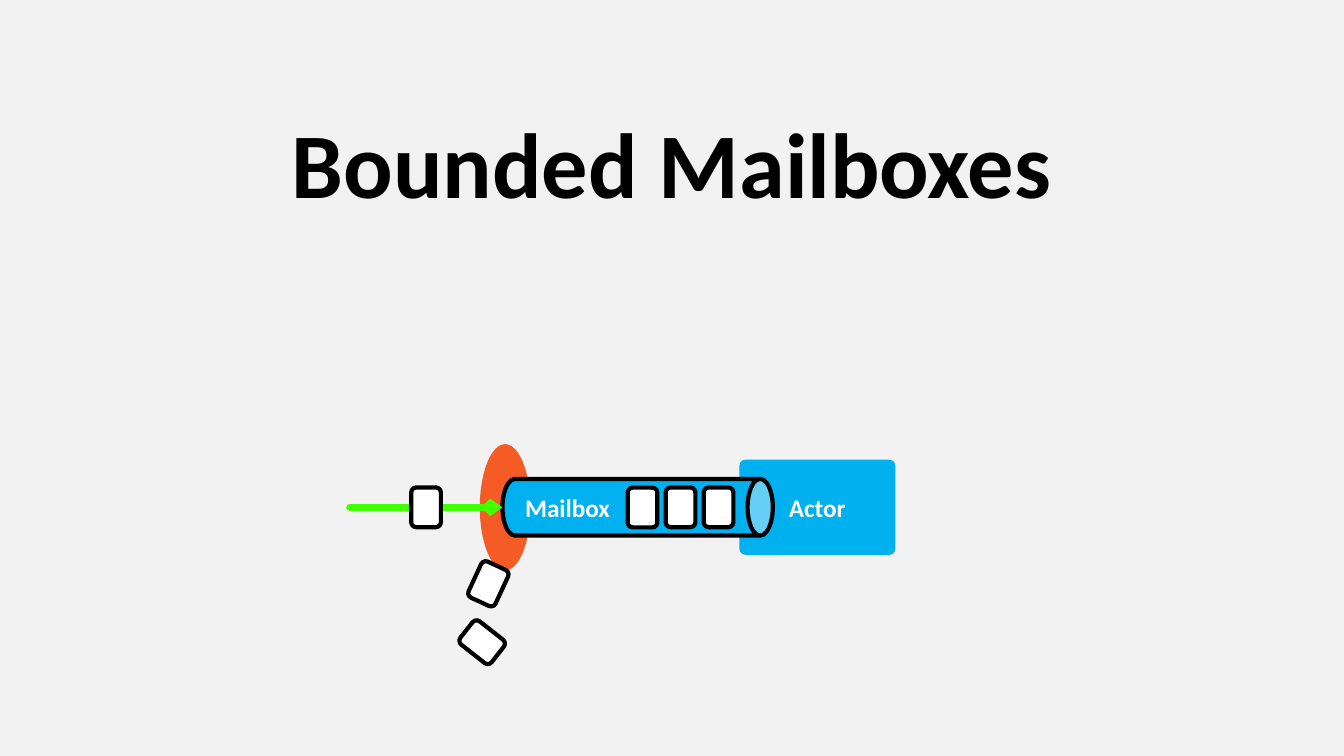
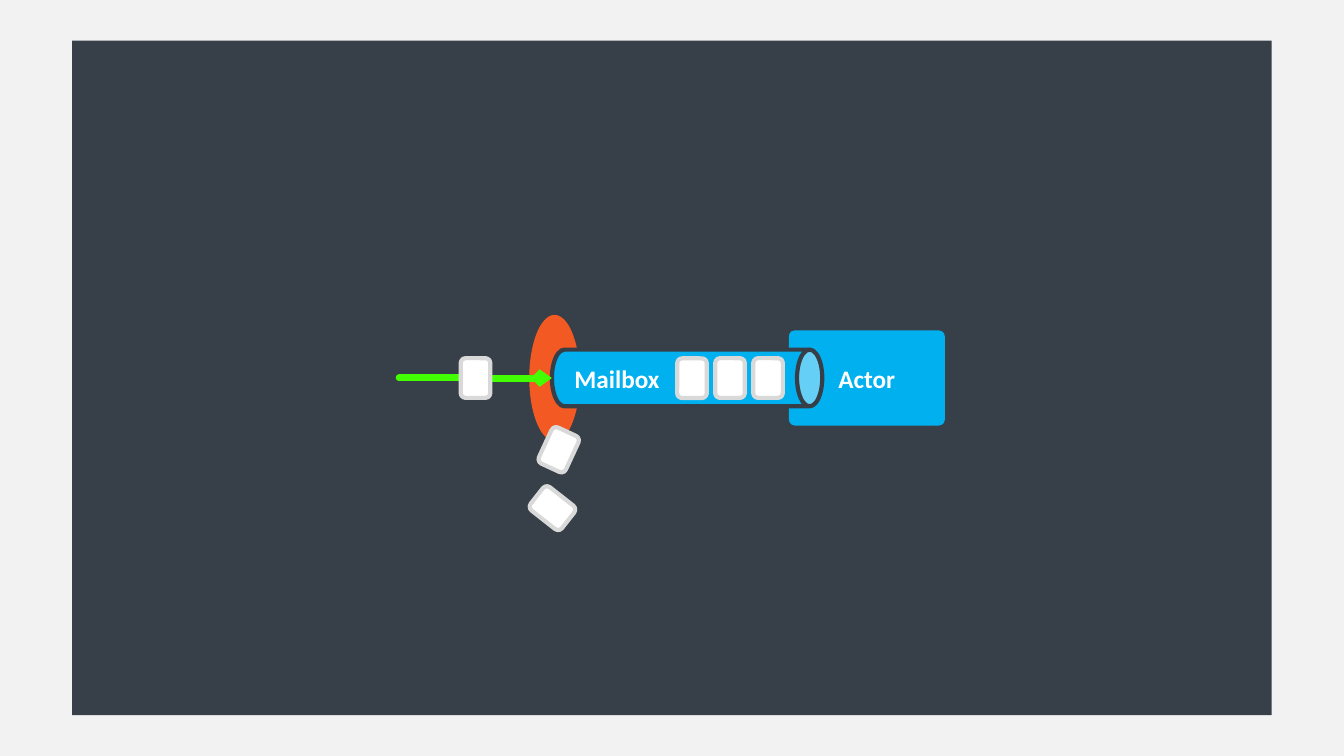
Before and after one commit to asynkron/website, a slide deck: slide 32 of media/logo.pptx. Drawn at 1344x756 pixels with LibreOffice and Linux fonts; fonts in the diff are those of the drawing. Boxes give left, top, right and bottom in pixels: in the first picture for what was removed or moved away, otherwise in the second. Text is boxed around its words. In the diff, an @@ line names an element or a change of style, - is before the commit and + after.

```diff
--- a/media/logo.pptx
+++ b/media/logo.pptx
@@ rectangle added at [73, 40, 1272, 715], fill #373F48 @@
@@ text removed at [292, 133, 1051, 199] @@
-Bounded Mailboxes
@@ cylinder "Mailbox" at [553, 350, 823, 406]: outline #000000 3 pt to #363F48 3 pt @@
@@ 5 rounded rectangles, 1 cylinder, 1 ellipse, 1 elbow arrow: place and size @@
-5 rounded rectangles, 1 cylinder, 1 ellipse, 1 elbow arrow at [350, 445, 896, 571]
+5 rounded rectangles, 1 cylinder, 1 ellipse, 1 elbow arrow at [399, 315, 946, 441]
@@ rounded rectangle: place and size @@
-rounded rectangle at [467, 559, 510, 607]
+rounded rectangle at [538, 426, 581, 474]
@@ outline #000000 3 pt to #D9D9D9 3 pt in 6 elements at [678, 359, 707, 398], [753, 358, 782, 397], [461, 358, 490, 397], [716, 358, 745, 397], [538, 426, 581, 474], [528, 484, 577, 531] @@
@@ rounded rectangle: place and size @@
-rounded rectangle at [458, 618, 507, 665]
+rounded rectangle at [528, 484, 577, 531]
```
Also in this commit, not shown: 8 other slides changed, 2 other files.
